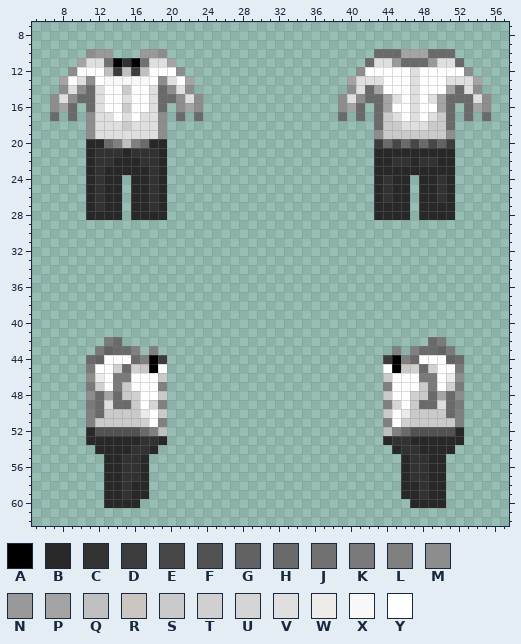
One commit to this pixel-art sprite: Resources/Textures/Clothing/Uniforms/Jumpsuit/bartender.rsi/equipped-INNERCLOTHING.png. The first picture shows the starting point.
The file is 64x64 pixels. Colours within 5 levels of each other are drawn and written as one. Shown: x 5..57, y 7..62.
Palette (. is transparent): A #000000  B #282828  C #323232  D #3c3c3c  E #474747  F #525252  G #636262  H #6a6a6a  J #717171  K #7a7a7a  L #808080  M #8d8d8d  N #999999  P #a4a4a4  Q #c0c0c0  R #cbc6c1  S #cacaca  T #d0d0d0  U #d6d5d5  V #dfdfdf  W #ecebe7  X #f8f8f8  Y #ffffff
Pixels before (only the part around the change), first column x 5:
 7 .....................................................
 8 .....................................................
 9 .....................................................
10 ......MNN...NNM.......................HHHPPPHHH......
11 .....PVVJACAJVVP.....................HVVNHHHNVVH.....
12 ....MYYYQDQDQYYYM...................MYYYYYVYYYYYM....
13 ...PYVMYXXXXXYMVYP.................PVVVYYYVYYYVVVP...
14 ...MVMHVYYSYYVHMVM.................MVHPYYYVYYYPHVM...
15 ..MVMHHVYYVYYVHHMVM...............MVMHHPVYVYVPHHHVM..
16 ..MPH.HVYYSYYVH.MPM...............MPH.HPYYVYYPH.HPM..
17 ..H.H.MVVYVYVVM.H.H...............H.H.HSVYVYVSH.H.H..
18 ......MVVVSVVVM.......................HSSVVVSSH......
19 ......MVVVVVVVM.......................MSSSSSSSM......
20 ......BBHLQLHBB.......................DHEHEHEGD......
21 ......BCCCBCCCB.......................BBBBBBBBB......
22 ......BCCBBBCCB.......................BBCCBCCBB......
23 ......BCBBBBBCB.......................BBBBBBBBB......
24 ......BCBB.BBCB.......................BCBB.BBCB......
25 ......BCBB.BBCB.......................BCBB.BBCB......
26 ......BCBB.BBCB.......................BCBB.BBCB......
27 ......BCBB.BBCB.......................BBBB.BBBB......
28 ......BBBB.BBBB.......................BBBB.BBBB......
29 .....................................................
30 .....................................................
31 .....................................................
32 .....................................................
33 .....................................................
34 .....................................................
35 .....................................................
36 .....................................................
37 .....................................................
38 .....................................................
39 .....................................................
40 .....................................................
41 .....................................................
42 ........KH..................................HK.......
43 .......KGHHL.L..........................L.LHHGK......
44 ......HGYYYHLAD........................DALHYYYGH.....
45 ......KYYTHTRAY........................YARTHTYYK.....
46 ......MWYKKYYYS........................SYYYKKYWM.....
47 ......KTYKSYYYL........................LYYYSKYTK.....
48 ......MHPHSTYYS........................SYYTSHPHM.....
49 ......KHVHHSYUL........................LUYSHHVHK.....
50 ......LHSSSSWYS........................SYWSSSSHL.....
51 ......LSSSSSTYL........................LYTSSSSSL.....
52 ......BFFFFFHLQ........................QLHFFFFFB.....
53 ......BBBBBBCCB........................BCCBBBBBB.....
54 .......BBBBCCB..........................BCCBBBB......
55 ........BBCCB............................BCCBB.......
56 ........BBCCB............................BCCBB.......
57 ........BBCCB............................BCCBB.......
58 ........BBCBB............................BBCBB.......
59 ........BBCBB............................BBCBB.......
60 ........BBBB..............................BBBB.......
61 .....................................................
62 .....................................................
The same view after the edit:
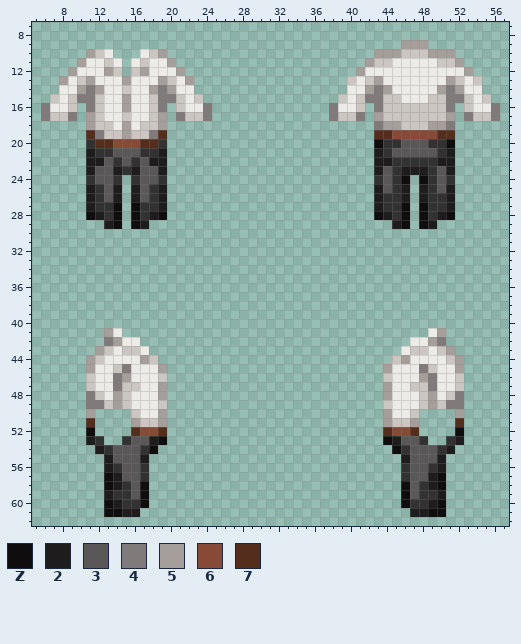
Colours new in this view: Z #0f0d0d  2 #1f1c1d  3 #595757  4 #807b7a  5 #a69e9a  6 #864a37  7 #542d1d
Change:
Changed rows in their new state; - is an unchanged pixel.
first column x 6:
 9 ----------------------------------------555--------
10 -----5RW---WR5-----------------------555RRR555-----
11 ----5WWRW.WRWW5---------------------5RRWWWWWRR5----
12 ---5WWW5R.R5WWW5-------------------5WWWWWWWWWWW5---
13 --5WR5WWW5WWW5RW5-----------------RWR5WWWWWWW5RWR--
14 --WW545WWRWW545WW-----------------WW545WWWWW545WW--
15 -RWR44RWW5WWR44RWR---------------RWR44RRWWWRR44RWR-
16 4WWR-4RWW5WWR4-RWW4-------------4WWR-4RRRRRRR4-RWW4
17 4RR4-5RWWRWWR5-4RR4-------------4RR4-5RRRRRRR5-4RR4
18 -----5RRW5WRR5-----------------------455RRR554-----
19 -----74RR5RR47-----------------------776666677-----
20 -----C7766677C-----------------------ZCC333CCZ-----
21 -----2--333--2-----------------------2C33333C2-----
22 -----223C3C322-----------------------22--C--22-----
23 -----2332C2332-----------------------23C222C32-----
24 -----C33C-C33C-----------------------C3CZ-ZC3C-----
25 -----2-32-23-2-----------------------23C2-2C32-----
26 -----2-32-23-2-----------------------2-C2-2C-2-----
27 -----2-CZ-ZC-2-----------------------2CCZ-ZCC2-----
28 -----Z2CZ-ZC2Z-----------------------Z2CZ-ZC2Z-----
29 -------2Z-Z2---------------------------2Z-Z2-------
first column x 11:
41 --5W----------------------------------W5--
42 --45WW------------------------------WW54--
43 -5RWRRW.--------------------------.WRRWR5-
44 5RWWWW5R.------------------------.R5WWWWR5
45 5WWR4WWW5------------------------5WWW4RWW5
46 R-W45WWWR------------------------RWWW54W-R
47 RWW4RRWW5------------------------5WWRR4WWR
48 4RW5RWWW5------------------------5WWWR5WR4
49 44R5RWWWR------------------------RWWWR5R44
50 5....R-W5------------------------5W-R....5
51 7....5RR5------------------------5RR5....7
52 Z....7667------------------------7667....Z
53 2C..C332Z------------------------Z233C..C2
54 -2C333-Z--------------------------Z-333C2-
55 --23332----------------------------23332--
56 --2C33C----------------------------C33C2--
57 --Z233C----------------------------C332Z--
58 --Z2-3Z----------------------------Z3-2Z--
59 --2C-3Z----------------------------Z3-C2--
60 --Z2CCZ----------------------------ZCC2Z--
61 --ZZ22------------------------------22ZZ--
